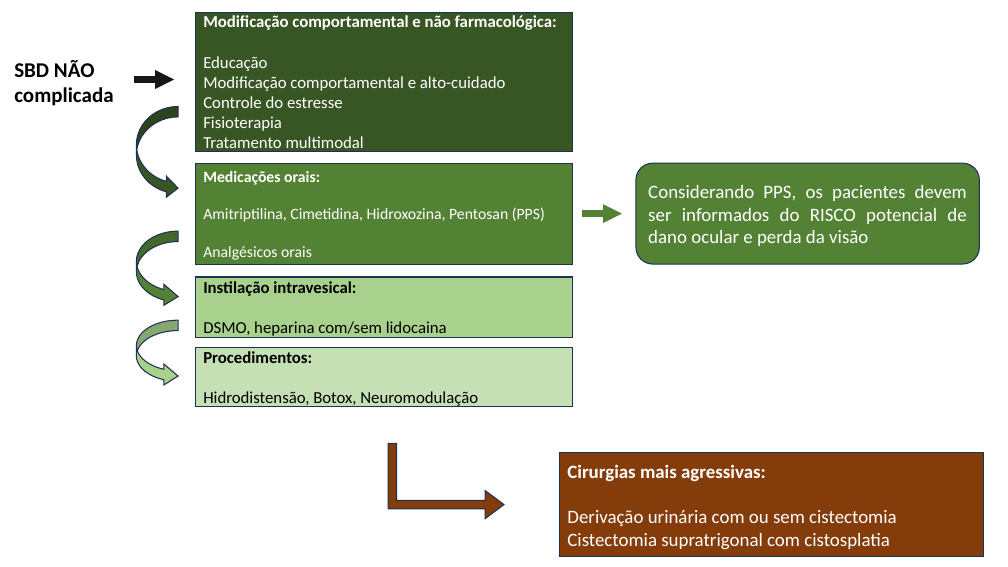
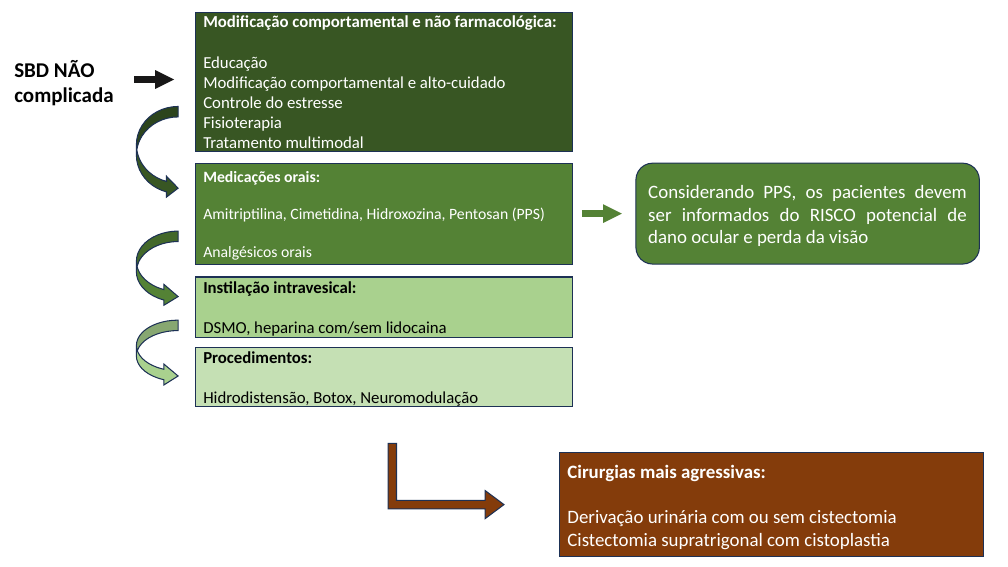
Before and after one commit to rsouzaj/uroginecologia, a slide deck: slide 2 of Figuras/SBD.pptx. Drawn at 1008x567 pixels with LibreOffice and Linux fonts; fonts in the diff are those of the drawing. Boxes give left, top, right and bottom in pixels: in the first picture for what was removed or moved away, otherwise in the second. Text is boxed around its words. In the diff, an @@ line names an element or a change of style, - is before the commit and + after.

```diff
--- a/Figuras/SBD.pptx
+++ b/Figuras/SBD.pptx
@@ text in rectangle at box(567, 533, 890, 550): text changed @@
-Cistectomia supratrigonal com cistosplatia
+Cistectomia supratrigonal com cistoplastia
```
Also in this commit, not shown: 5 other files.
